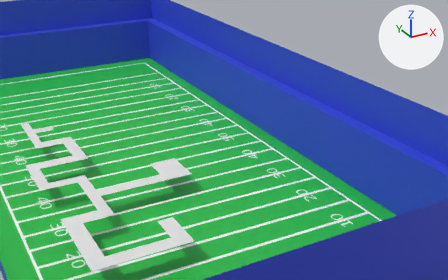
Renders of the glTF model assets/models/maze.glb from each side of a commit.
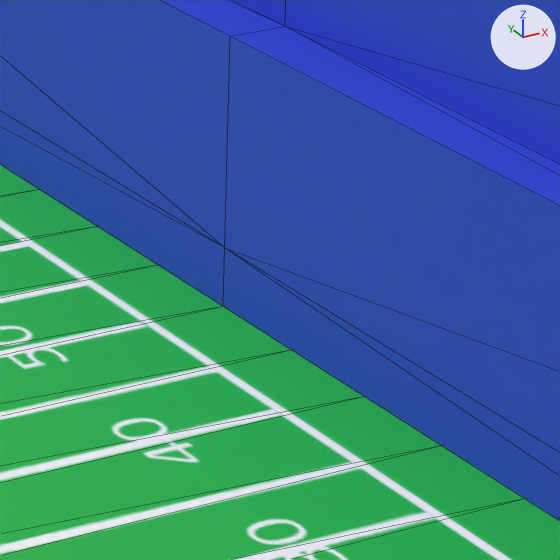
Each version appears first from a 50 mm lens placed at (-29.9, -83.8, 41.5), pointed at (17.3, 1.9, -1.3), and next in a close-up on the part from 49% to 72% of the width and 26% to 63% of the height. The lights are fixed; the arrows at upper right show +X, +Y and +Z. The close-ups show mesh edges as thin lines. Where no turn or scale is listed for an object, it has been applied to the vertices.

Objects in the first close-up: 'ground', 'stadium'.
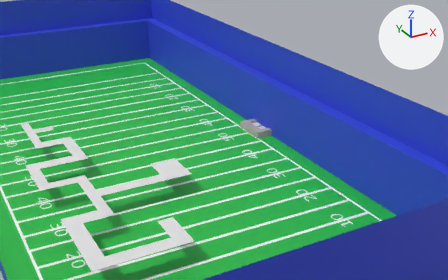
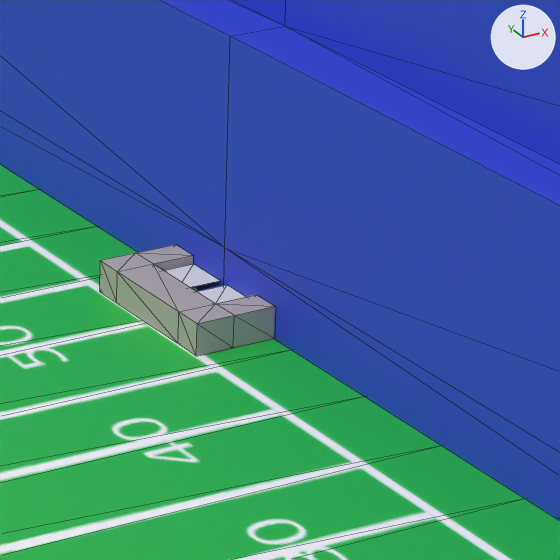
Changed parts and their boxes (x1, y1, x2, y2) in the close-ups (560 x 560 px):
```json
{"object": "desk", "change": "added", "after": [100, 245, 275, 356]}
{"object": "Plane", "change": "added", "after": [164, 264, 220, 287]}
{"object": "Plane.015", "change": "added", "after": [197, 285, 245, 304]}
```

Scene script edits in JSON lines:
```json
{"op": "add", "block": "img_desk", "code": ["img_desk = load_image('Desk', '_unpacked/Desk', 1024, 1024, 'sRGB')"]}
{"op": "add", "block": "mat_material_006", "code": ["mat_material_006 = principled_material('Material.006')", "mat_material_006.texture = img_desk"]}
{"op": "add", "block": "me_plane_will", "code": ["me_plane_will = bpy.data.meshes.new('Plane.will')", "me_plane_will.from_pydata([(22.2, -1.8, 0.8), (23.8, -1.8, 0.8), (22.2, -0.2, 0.8), (23.8, -0.2, 0.8)], [], [(0, 1, 3), (0, 3, 2)])"]}
{"op": "add", "block": "me_plane_bill", "code": ["me_plane_bill = bpy.data.meshes.new('Plane.bill')", "me_plane_bill.from_pydata([(22.2, 0.2, 0.8), (23.8, 0.2, 0.8), (22.2, 1.8, 0.8), (23.8, 1.8, 0.8)], [], [(0, 1, 3), (0, 3, 2)])"]}
{"op": "add", "block": "me_cube_001", "code": ["me_cube_001 = bpy.data.meshes.new('Cube.001')", "me_cube_001.from_pydata(...)  # 24 vertices, 44 faces; spans x 21.0..23.82, y -2.93..2.93, z 0.0..1.07", "me_cube_001.materials.append(mat_material_006)  # picture img_desk"]}
{"op": "add", "block": "ob_plane_015", "code": ["ob_plane_015 = bpy.data.objects.new('Plane.015', me_plane_will)", "ob_plane_015.location = (0.0, 0.0, 0.0)"]}
{"op": "add", "block": "ob_plane", "code": ["ob_plane = bpy.data.objects.new('Plane', me_plane_bill)", "ob_plane.location = (0.0, 0.0, 0.0)"]}
{"op": "add", "block": "ob_desk", "code": ["ob_desk = bpy.data.objects.new('desk', me_cube_001)", "ob_desk.location = (0.0, 0.0, 0.0)"]}
```
